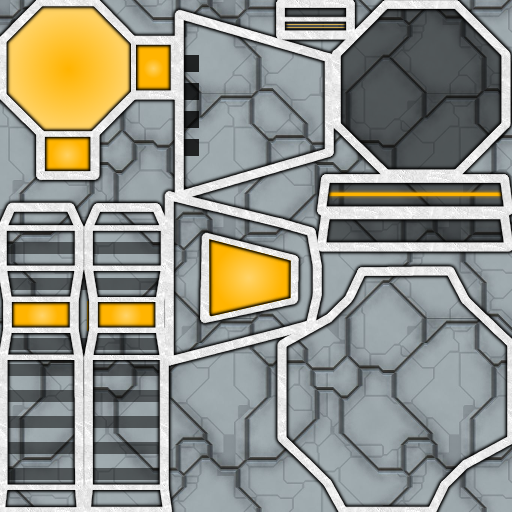
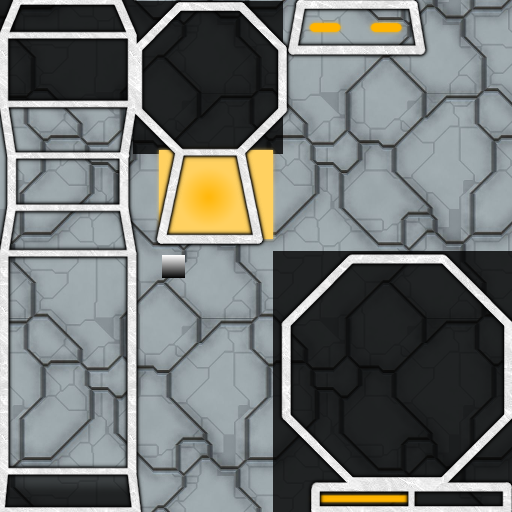
Layers edited between the first and the second (512, 512) image:
removed layer "Livello" over [0, 0, 512, 512]
removed layer "Livello copia" over [0, 0, 512, 512]
hid "Livello incollato #1" over [317, 188, 512, 201]
hid "SCURO" over [3, 0, 512, 480]
hid "SCURO #1" over [182, 55, 199, 156]
added layer "gradient" above "perimetro" over [162, 255, 185, 278]
added layer "perimetro" above "perimetro copia #3" over [0, 0, 512, 512]
added layer "perimetro copia #3" above "perimetro copia #2" over [0, 0, 512, 512]
added layer "perimetro copia #2" above "perimetro copia #1" over [0, 0, 512, 512]
added layer "perimetro copia #1" above "perimetro copia" over [0, 0, 512, 512]
added layer "perimetro copia" above "ENERGIA copia" over [0, 0, 512, 512]
added layer "ENERGIA copia" above "ENERGIA" over [153, 17, 420, 508]
moved "ENERGIA" above "scuro", painted on it over [2, 3, 510, 503]
added layer "scuro" (80%) above "Livello incollato" over [0, 0, 512, 512]
